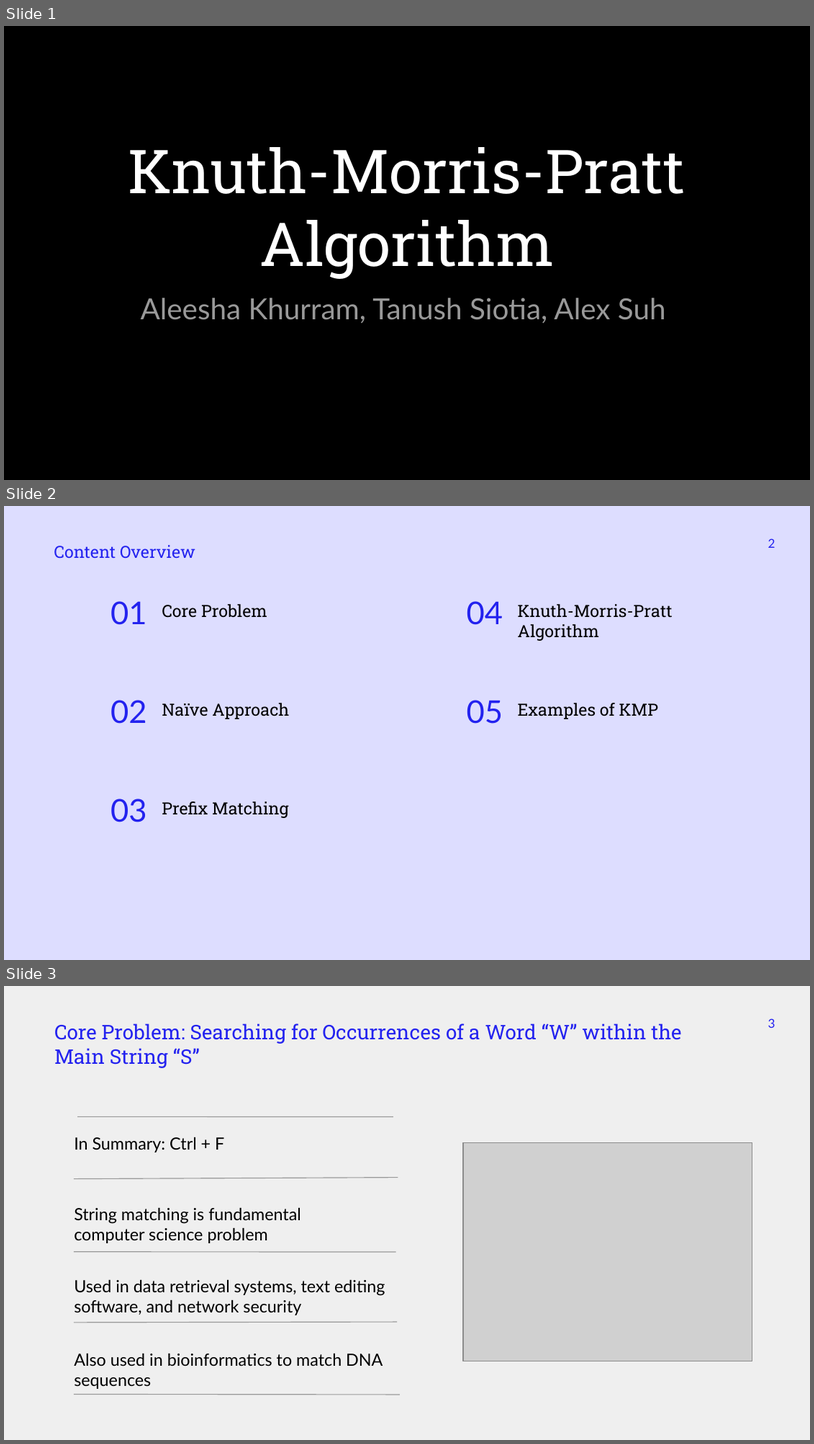
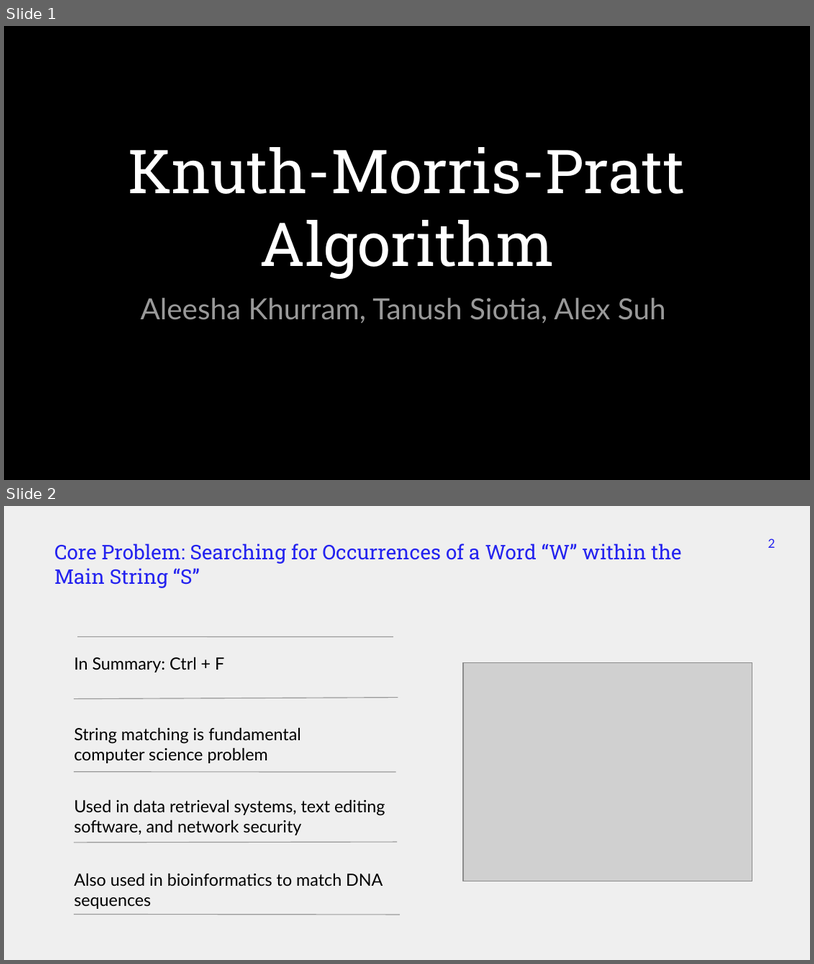
Before and after one commit to markfloryan/advalgo_projects, a slide deck: projects/12-KnuthMorrisPratt/slides/presentation_KMP.pptx. Shown one above the other, each under a label of ours: slides 1, 2 and 3 before the commit, slides 1 and 2 after it. The pictures are 814x1444 and 814x964 pixels, drawn with LibreOffice and Linux fonts; fonts in the diff are those of the drawing; grey boxes stand for pictures. Boxes give left, top, right and bottom in pixels: in the first picture for what was removed or moved away, otherwise in the second. Text is boxed around its words. In the diff, an @@ line names an element or a change of style, - is before the commit and + after.

```diff
--- a/projects/12-KnuthMorrisPratt/slides/presentation_KMP.pptx
+++ b/projects/12-KnuthMorrisPratt/slides/presentation_KMP.pptx
@@ slide 2 removed at bbox=[4, 506, 810, 960], background #DDDDFF @@
@@ subtitle removed at bbox=[54, 545, 196, 558] @@
-Content Overview
@@ page number removed at bbox=[769, 538, 776, 548] @@
-2
@@ text removed at bbox=[111, 601, 147, 625] @@
-01
@@ subtitle removed at bbox=[162, 604, 268, 618] @@
-Core Problem
@@ text removed at bbox=[467, 601, 503, 625] @@
-04
@@ subtitle removed at bbox=[518, 604, 673, 641] @@
-Knuth-Morris-Pratt Algorithm
@@ text removed at bbox=[111, 700, 147, 723] @@
-02
@@ text removed at bbox=[467, 700, 503, 723] @@
-05
@@ subtitle removed at bbox=[162, 703, 289, 719] @@
-Naïve Approach
@@ subtitle removed at bbox=[518, 703, 658, 719] @@
-Examples of KMP
@@ text removed at bbox=[111, 798, 147, 822] @@
-03
@@ subtitle removed at bbox=[162, 801, 289, 818] @@
-Prefix Matching
@@ what was slide 3 is now slide 2 @@
@@ page number at bbox=[769, 538, 776, 548]: text changed @@
-3
+2
```
Also in this commit, not shown: 5 slides changed, 5 other slides removed, 1 other file.
